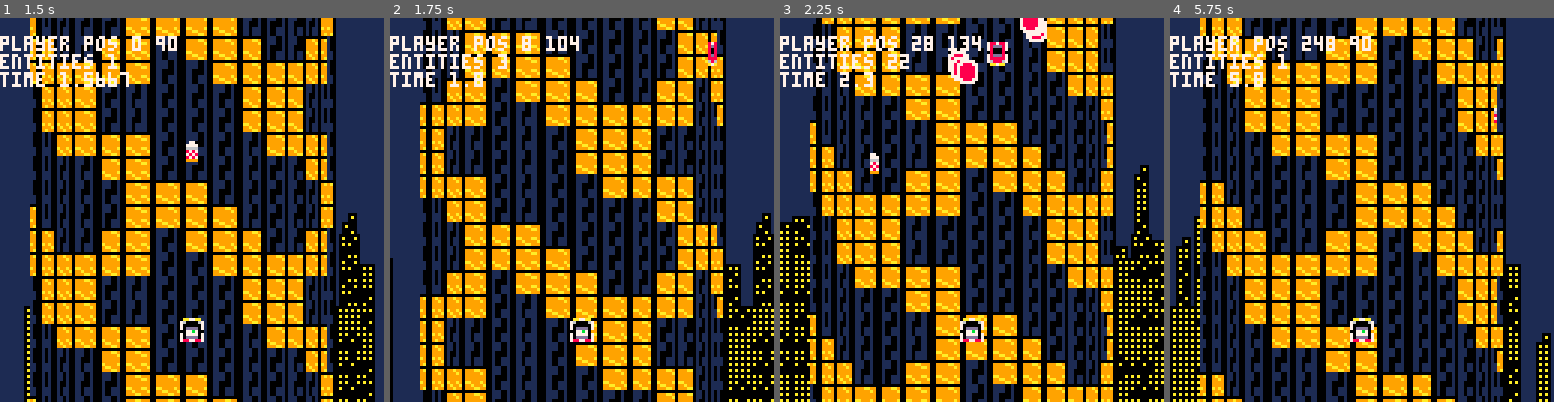
Above: before the commit, frames 1-4 (left to right).
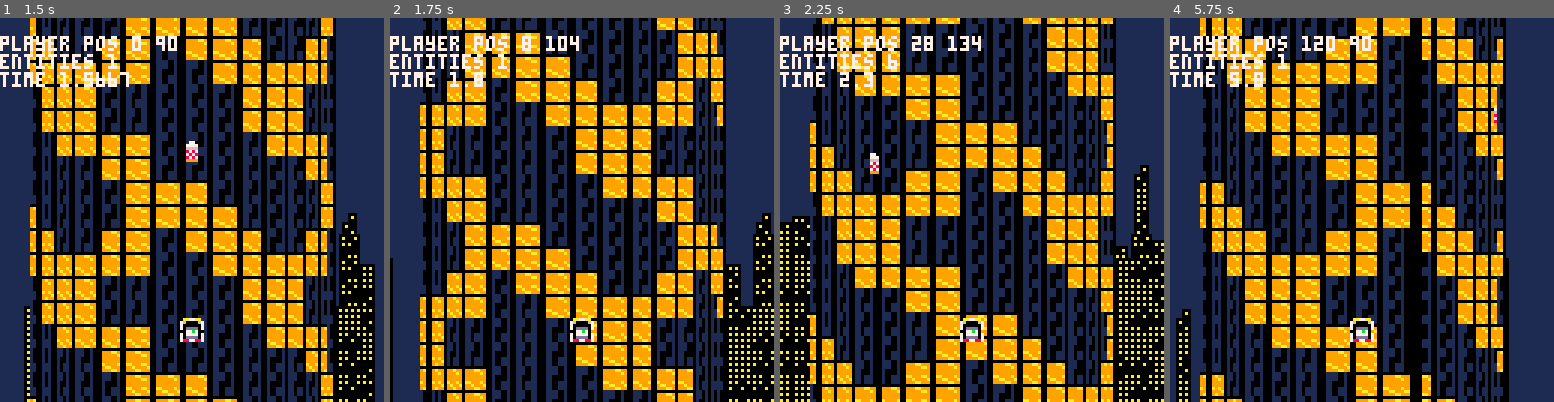
Above: after the commit, the same moments.

Repository: totobono4/microtower
Game: PICO-8 cartridge microtower.p8
Two runs of this game, one before a commit and one after it. Both use one fixed random seed, a clock stepped at 60 frames per second and the inputs below.
Inputs:
- Up to frame 1 (1.5 s): tap X (X key) at 0.33, 1.07 s
- Up to frame 2 (1.75 s): hold Right from 1.6 s (still down)
- Up to frame 3 (2.25 s): tap X (X key) at 1.85 s; release Right at 2.1 s
- Up to frame 4 (5.75 s): hold Right 2.47-3.03 s; tap X (X key) at 2.97, 4.08, 5.2 s; hold Left 3.08-3.58 s; hold Right 4.02-4.68 s; hold Left 5.08-5.68 s

Frame 1 is identical in both runs. In frame 2, 0.2% of the frame differs, in the area x 28-86%, y 6-13%; in frame 3, 1.3%; in frame 4, 6.1%, in the area x 0-100%, y 0-100%.

Commit message:
fix cylindric collisions

Diff:
--- a/microtower.p8
+++ b/microtower.p8
@@ -92,10 +92,17 @@
 			if not e.killable then
 				goto skiprocketcollide
 			end
-			if self.xmin<e.xmax and
-						self.xmax>e.xmin and
-						self.ymin<e.ymax and
-						self.ymax>e.ymin
+			if (
+				self.xmin<e.xmax and
+				self.xmax>e.xmin and
+				self.ymin<e.ymax and
+				self.ymax>e.ymin
+				) or (
+				self.xmin-128<e.xmax and
+				self.xmax-128>e.xmin and
+				self.ymin<e.ymax and
+				self.ymax>e.ymin
+				)
 			then
 				del(tower.e, e)
 				collided=true
@@ -111,7 +118,7 @@
 
 		local y=cos(self.dir+self.rot)*speed.y
 		local x=sin(self.dir+self.rot)
-		if y>-.5 and y<.5 then
+		if y>-.5*speed.y and y<.5*speed.y then
 			del(tower.e,self)
 		end
 
@@ -226,9 +233,7 @@
 		s={
 			[100]=function()
 				spawn_enemy(0,90)
-				spawn_enemy(32,90)
 				spawn_enemy(64,90)
-				spawn_enemy(92,90)
 			end
 		},
 	}
@@ -298,7 +303,7 @@
 
 function move(mv)
 	tower.p.x+=mv.x*speed.x
-	tower.p.x%=256
+	tower.p.x%=128
 	tower.p.y+=(1*speed.y)
 end
 
